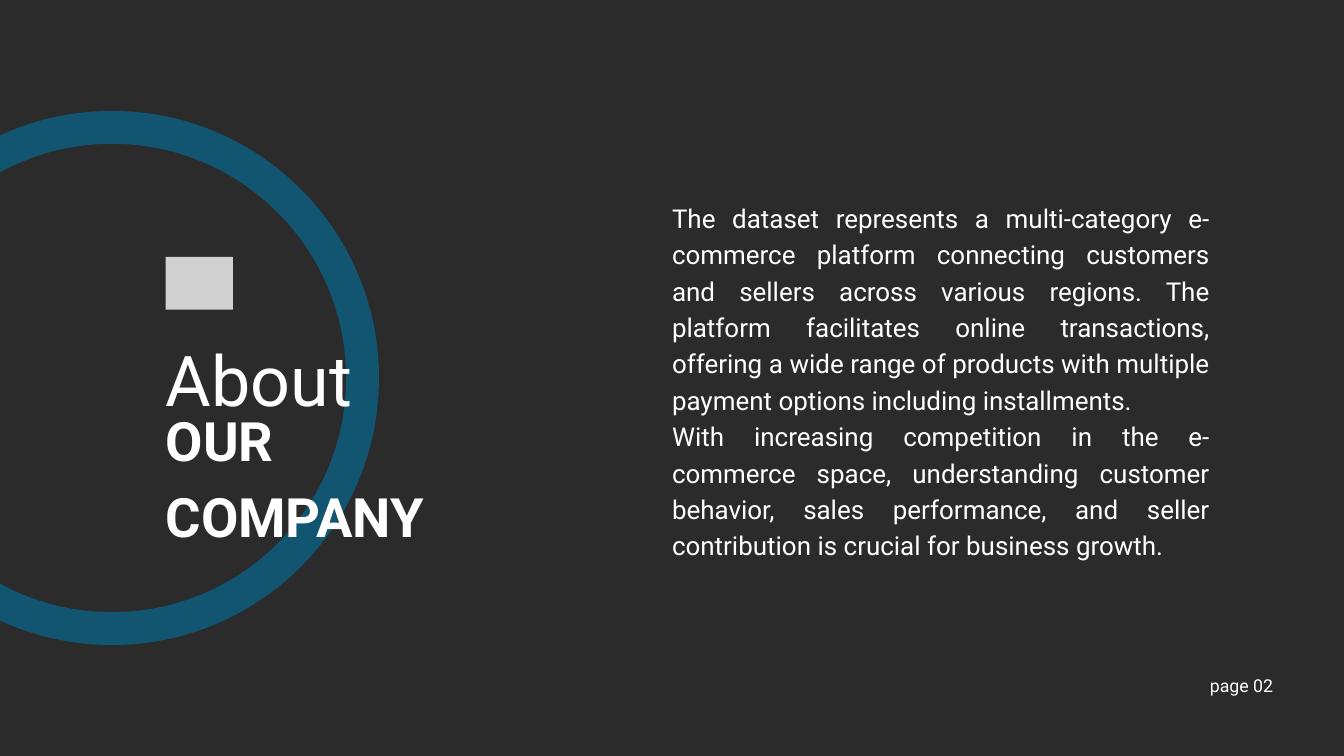
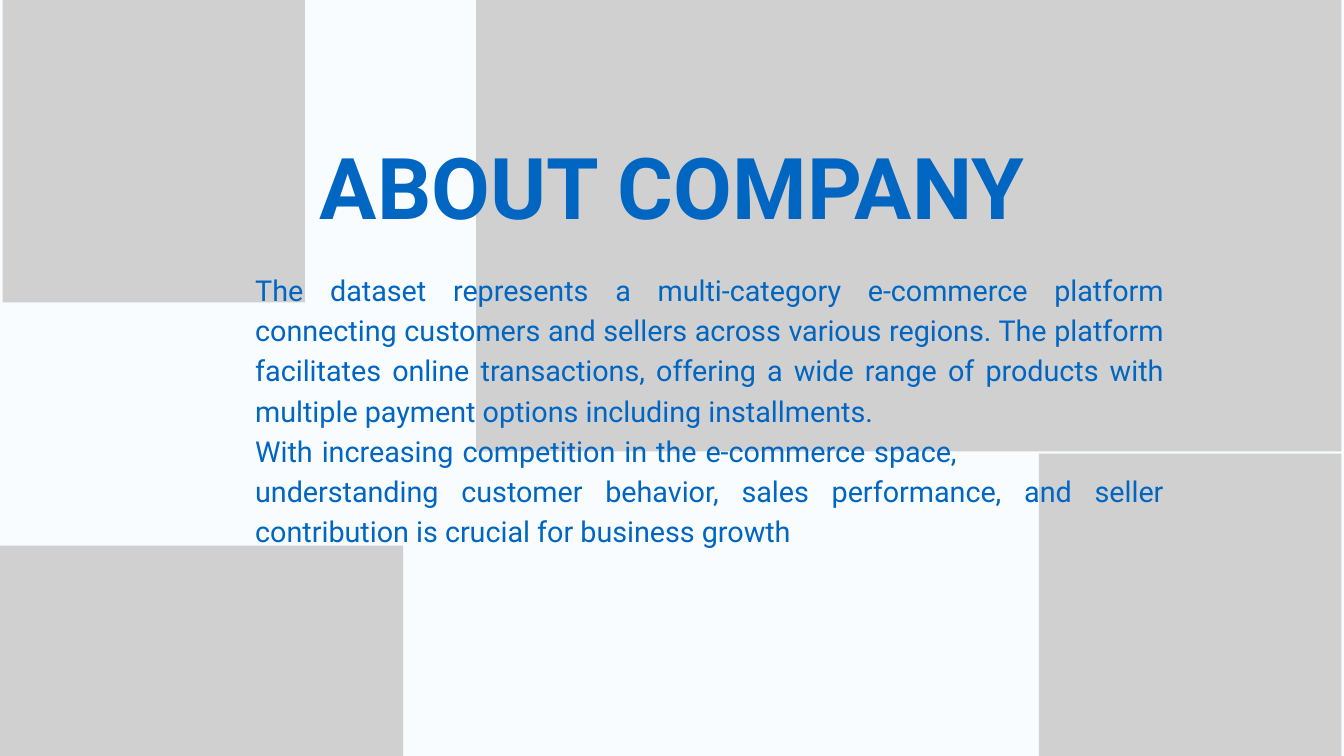
Before and after one commit to Gouri147/Ecommerce-analysis, a slide deck: slide 2 of Presentation.pptx. Drawn at 1344x756 pixels with LibreOffice and Linux fonts; fonts in the diff are those of the drawing; grey boxes stand for pictures; background and template pictures are left out; a plain dark background stands for a picture behind light text. Boxes give left, top, right and bottom in pixels: in the first picture for what was removed or moved away, otherwise in the second. Text is boxed around its words. In the diff, an @@ line names an element or a change of style, - is before the commit and + after.

```diff
--- a/Presentation.pptx
+++ b/Presentation.pptx
@@ background picture (left out) to #F8FCFF @@
@@ picture added at (x1=3, y1=0, x2=305, y2=302) @@
@@ picture added at (x1=476, y1=0, x2=1342, y2=452) @@
@@ freeform shape removed at (x1=0, y1=128, x2=363, y2=629) @@
@@ text at (x1=320, y1=141, x2=1024, y2=239): text changed; size 75 to 91.3 pt; text colour #FFFFFF to #0166C2; bold on @@
-About
+ABOUT COMPANY
@@ picture removed at (x1=166, y1=257, x2=233, y2=309) @@
@@ text "The dataset represents a multi-category ..." moved from (x1=672, y1=208, x2=1210, y2=561) to (x1=255, y1=274, x2=1164, y2=550) @@
@@ text at (x1=255, y1=274, x2=1164, y2=428): size 27.9 to 30.8 pt, text colour #FFFFFF to #0166C2 in "The dataset represents a multi-category e-commerce platform ..."; line spacing 39pt to 43.1pt @@
@@ text removed at (x1=166, y1=422, x2=424, y2=550) @@
-OUR COMPANY
@@ text at (x1=255, y1=435, x2=1164, y2=550): text changed; size 27.9 to 30.8 pt; text colour #FFFFFF to #0166C2 @@
-With increasing competition in the e-commerce space, understanding customer behavior, sales performance, and seller contribution is crucial for business growth.
+With increasing competition in the e-commerce space, understanding customer behavior, sales performance, and seller contribution is crucial for business growth
@@ picture added at (x1=1039, y1=454, x2=1341, y2=756) @@
@@ picture added at (x1=0, y1=546, x2=403, y2=756) @@
@@ text removed at (x1=1210, y1=679, x2=1273, y2=696) @@
-page 02
```
Also in this commit, not shown: 2 other slides changed, 16 slides added, 12 slides removed, 2 other files.
